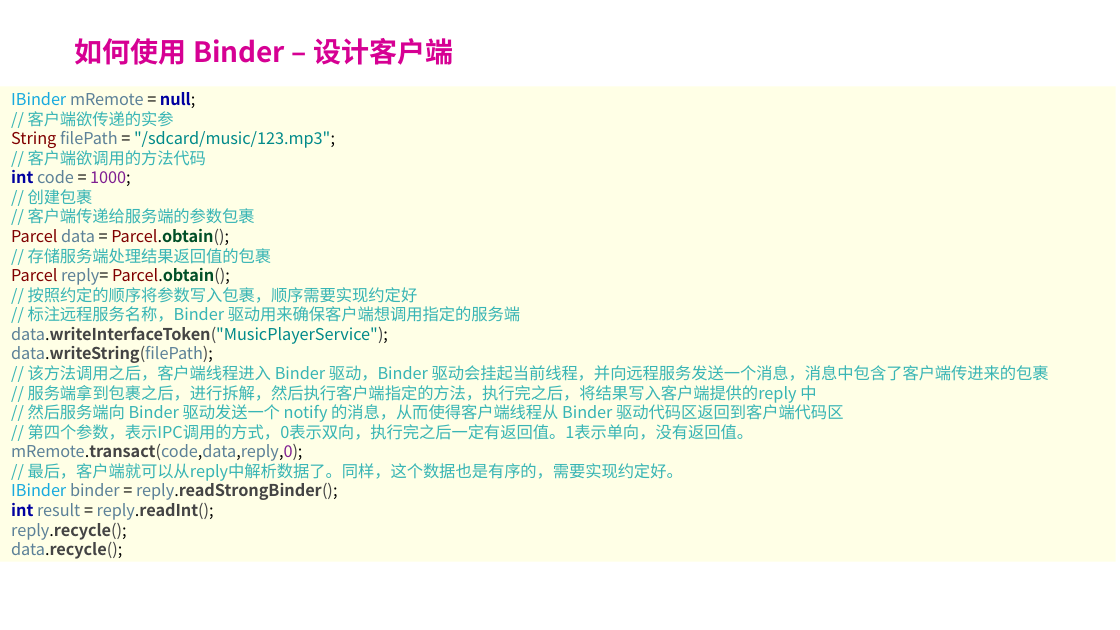
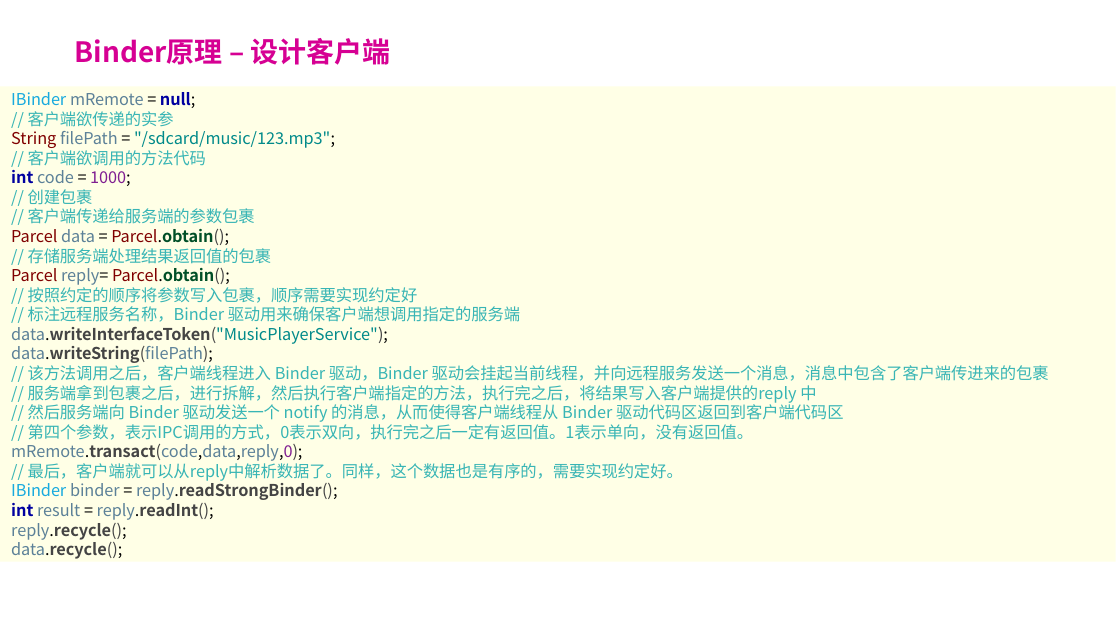
Before and after one commit to forsail/Study, a slide deck: slide 17 of notes/binder/binder简介.pptx (slide 16 before the commit). Drawn at 1120x630 pixels with LibreOffice and Linux fonts; fonts in the diff are those of the drawing; background and template pictures are left out. Boxes give left, top, right and bottom in pixels: in the first picture for what was removed or moved away, otherwise in the second. Text is boxed around its words. In the diff, an @@ line names an element or a change of style, - is before the commit and + after.

Commit message:
[binder] 完成ppt

```diff
--- a/notes/binder/binder简介.pptx
+++ b/notes/binder/binder简介.pptx
@@ title at [75, 38, 391, 65]: text changed @@
-如何使用 Binder – 设计客户端
+Binder原理 – 设计客户端
```
Also in this commit, not shown: 15 other slides changed, 2 slides added.
